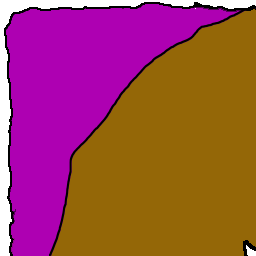
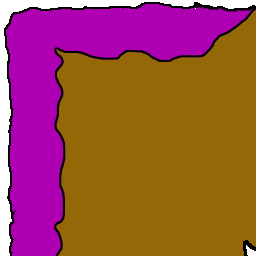
Revision of a layered w=256, h=256 image; what changed, layer by layer:
painted on "NDR Right" over [12, 8, 256, 256]
